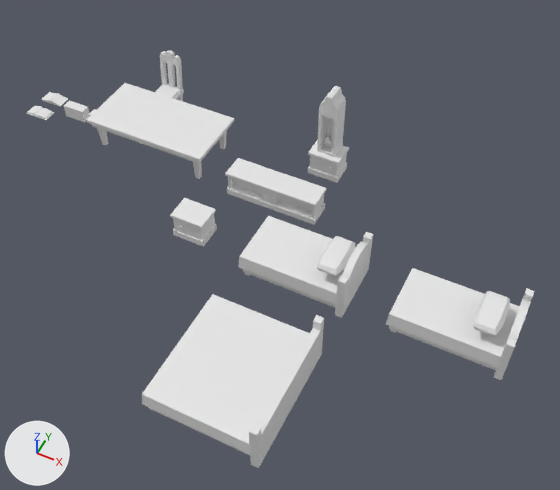
An edit to the Blender file assets/props/props.blend, drawn before and after from the same camera.
The view is the same before and after, from a 50 mm lens placed at (8.23, -8.64, 11.35), pointed at (3.85, 0.12, 0.4). The lights are fixed; the arrows at lower left show +X, +Y and +Z. Materials are left out; every surface is plain grey.
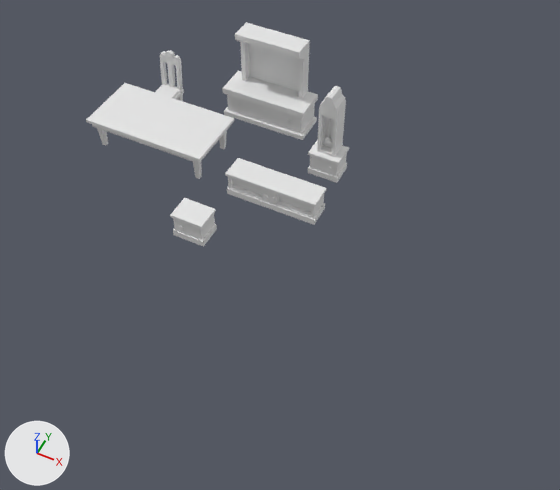
Where the newer file only moved an object's origin or applied its transform, the numbers keep the older frame.

Where the change shows, as pixel boxes [x1, y1, x2, y2] in the pictures (560 x 490 px):
```json
{"object": "Cube.003", "change": "deleted", "before": [142, 216, 535, 468]}
{"object": "Cube.001", "change": "reshaped", "before": [27, 50, 349, 247], "after": [86, 23, 349, 247], "on screen": "18% narrower, 14% taller"}
{"part": 1, "of": "me_cube_001", "change": "added", "after": [222, 23, 318, 140]}
{"part": 2, "of": "me_cube_001", "change": "deleted", "before": [27, 106, 54, 120]}
{"part": 3, "of": "me_cube_001", "change": "deleted", "before": [42, 92, 68, 106]}
{"part": 4, "of": "me_cube_001", "change": "deleted", "before": [64, 100, 89, 122]}
```

Edits to the scene script, one JSON object a line:
```json
{"block": "me_cube_001", "where": "# used by ob_cube_001; location = (0.0, 0.0, 0.0); scale = (1.47, 1.11, 1.11)"}
{"op": "remove", "block": "me_cube_001", "code": "me_cube_001.from_pydata(...)  # 482 vertices, 414 faces; spans x -2.28..2.76, y -0.25..3.1, z -0.13..1.82"}
{"op": "add", "block": "me_cube_001", "code": "me_cube_001.from_pydata(...)  # 507 vertices, 446 faces; spans x -0.89..2.76, y -0.25..3.78, z 0.0..1.85"}
{"block": "me_cube_001", "change": "me_cube_001 part 1: a new loose piece of 65 vertices spanning x 0.51..1.86, y 3.11..3.78, z 0.0..1.85"}
{"block": "me_cube_001", "change": "me_cube_001 part 2: the loose piece of 28 vertices spanning x -2.28..-1.9, y 1.32..1.59, z 0.0..0.06 is deleted"}
{"block": "me_cube_001", "change": "me_cube_001 part 3: the loose piece of 16 vertices spanning x -2.28..-1.9, y 1.81..2.08, z 0.0..0.08 is deleted"}
{"block": "me_cube_001", "change": "me_cube_001 part 4: the loose piece of 8 vertices spanning x -1.78..-1.42, y 1.74..1.94, z -0.13..0.13 is deleted"}
{"op": "remove", "block": "ob_cube_003", "code": ["ob_cube_003 = bpy.data.objects.new('Cube.003', me_cube_006)", "ob_cube_003.location = (0.0, 0.0, 0.0)"]}
```
